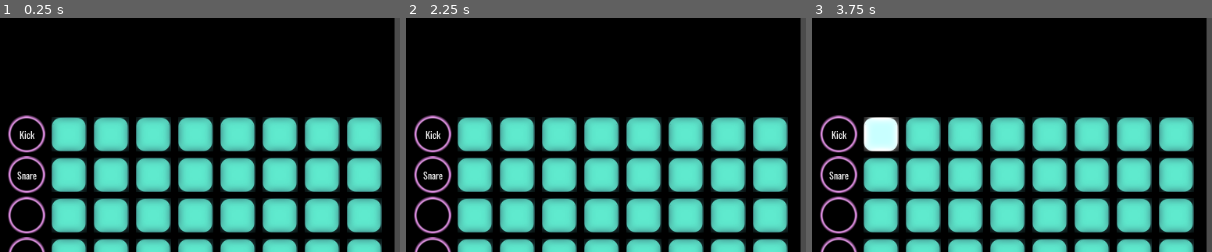
Above: before the commit, frames 1-3 (left to right).
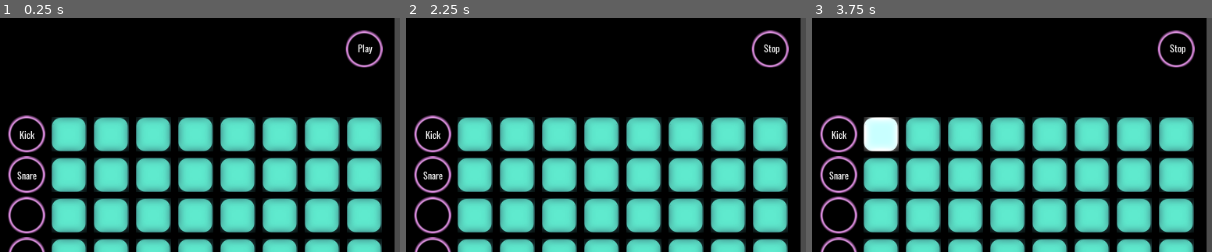
Above: after the commit, the same moments.

Repository: mdructor/beat_hacker
Game: Godot game, scene res://Assets/Scenes/Sequencer.tscn
The game is run twice, just before and just after one commit, with the same random seed, the same clock (stepped at 60 frames per second) and the same inputs.
Inputs (mouse positions are % of the whole screen's width and height, from its top left):
- Up to frame 1 (0.25 s): no input
- Up to frame 2 (2.25 s): click (46, 7) at 0.5 s, where only the run after the commit has a clickable "Play"; click (46, 7) at 1.25 s, where only the run after the commit has a clickable "Stop"; click (46, 7) at 2 s, where only the run after the commit has a clickable "Play"
- Up to frame 3 (3.75 s): click "Kick" at 2.75 s; click (9, 25) at 3.5 s
The pictures show only the part of the screen within x 0-50%, y 0-50%; the shares and areas given below are measured in that part.

The runs differ from the first frame. In frame 1, 0.5% of the frame differs, in the area x 86-96%, y 5-22%; in frame 2, 0.5%; in frame 3, 0.5%.

Commit message:
merge our branches

Diff:
--- a/Assets/Scenes/Sequencer.tscn
+++ b/Assets/Scenes/Sequencer.tscn
@@ -1,7 +1,9 @@
-[gd_scene load_steps=3 format=2]
+[gd_scene load_steps=5 format=2]
 
 [ext_resource path="res://Assets/Scripts/Sequencer.gd" type="Script" id=1]
 [ext_resource path="res://Assets/Scenes/SampleStreamer.tscn" type="PackedScene" id=2]
+[ext_resource path="res://Assets/Images/pink_circle.png" type="Texture" id=3]
+[ext_resource path="res://Assets/Fonts/oswald24.tres" type="DynamicFont" id=4]
 
 [node name="Sequencer" type="ColorRect"]
 margin_right = 505.0
@@ -13,3 +15,25 @@
 }
 
 [node name="SampleStreamer" parent="." instance=ExtResource( 2 )]
+
+[node name="PlayButton" type="TextureButton" parent="."]
+margin_left = 442.0
+margin_top = 16.0
+margin_right = 490.0
+margin_bottom = 64.0
+texture_normal = ExtResource( 3 )
+__meta__ = {
+"_edit_use_anchors_": false
+}
+
+[node name="PlayLabel" type="Label" parent="PlayButton"]
+margin_right = 52.0
+margin_bottom = 46.0
+custom_fonts/font = ExtResource( 4 )
+text = "Play"
+align = 1
+valign = 1
+__meta__ = {
+"_edit_use_anchors_": false
+}
+[connection signal="pressed" from="PlayButton" to="." method="_on_PlayButton_pressed"]
--- a/Assets/Scripts/Sequencer.gd
+++ b/Assets/Scripts/Sequencer.gd
@@ -40,7 +40,7 @@
 func _on_PlayButton_pressed():
 	if (_isPlaying):
 		_timer.stop()
-		# remove_child(_timer)
+		remove_child(_timer)
 		find_node("PlayButton").find_node("PlayLabel").set_text("Play")
 	else:
 		_timer = Timer.new()
